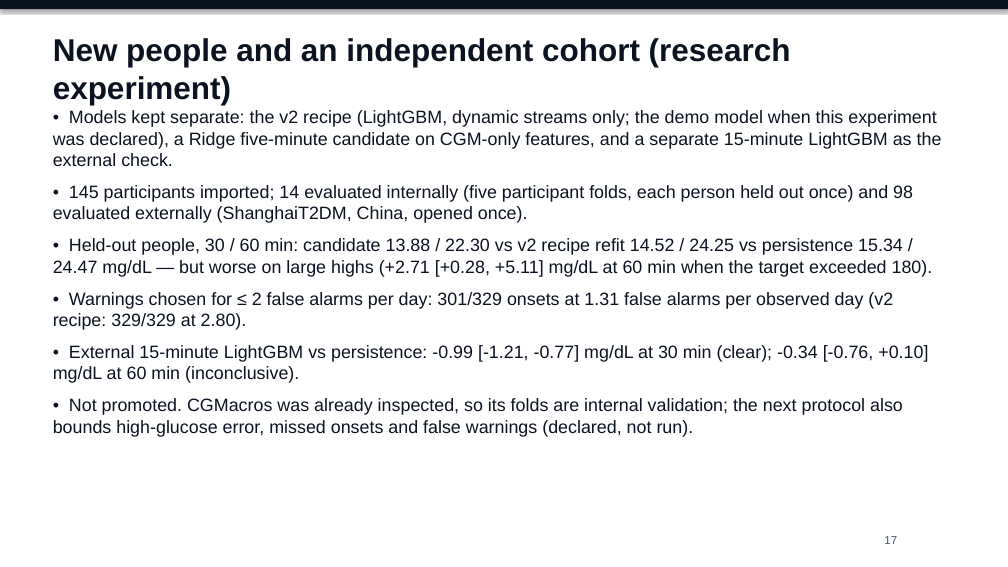
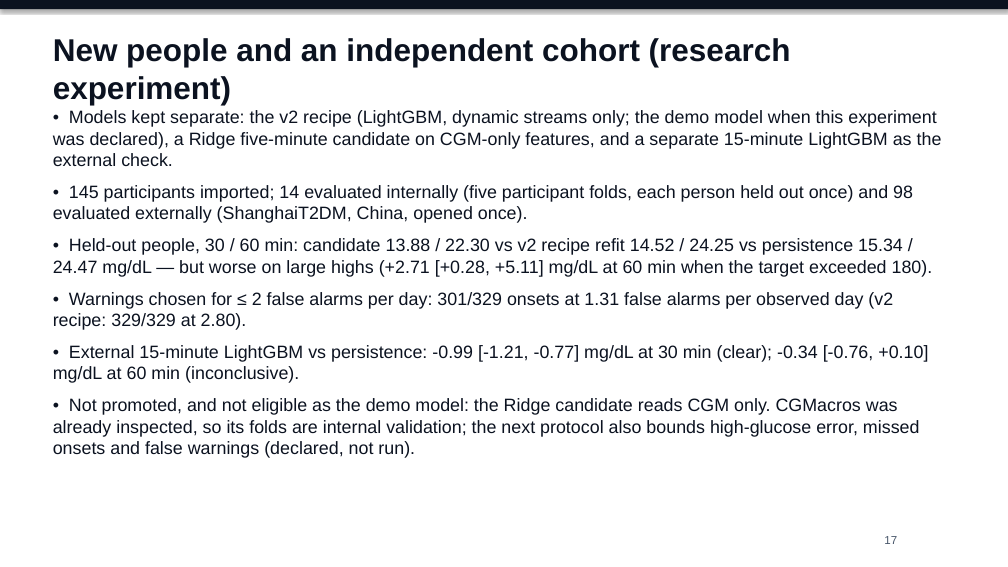
Before and after one commit to Avi36005/DigitalTwin-Challenge-Kryptonite, a slide deck: slide 17 of docs/submission/GlucoTwin_Presentation.pptx. Drawn at 1008x567 pixels with LibreOffice and Linux fonts; fonts in the diff are those of the drawing. Boxes give left, top, right and bottom in pixels: in the first picture for what was removed or moved away, otherwise in the second. Text is boxed around its words. In the diff, an @@ line names an element or a change of style, - is before the commit and + after.

```diff
--- a/docs/submission/GlucoTwin_Presentation.pptx
+++ b/docs/submission/GlucoTwin_Presentation.pptx
@@ text at <box>53,398,920,458</box>: text changed @@
-• Not promoted. CGMacros was already inspected, so its folds are internal validation; the next protocol also bounds high-glucose error, missed onsets and false warnings (declared, not run).
+• Not promoted, and not eligible as the demo model: the Ridge candidate reads CGM only. CGMacros was already inspected, so its folds are internal validation; the next protocol also bounds high-glucose error, missed onsets and false warnings (declared, not run).
```
Also in this commit, not shown: 1 other slide changed, 11 other files.
